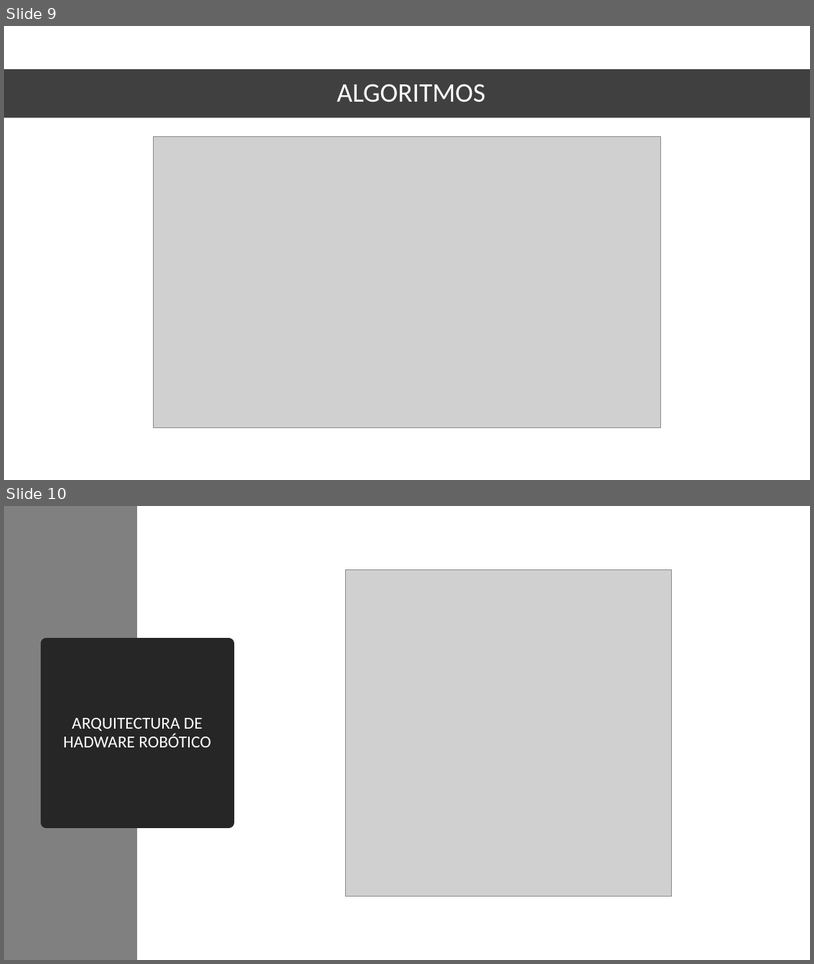
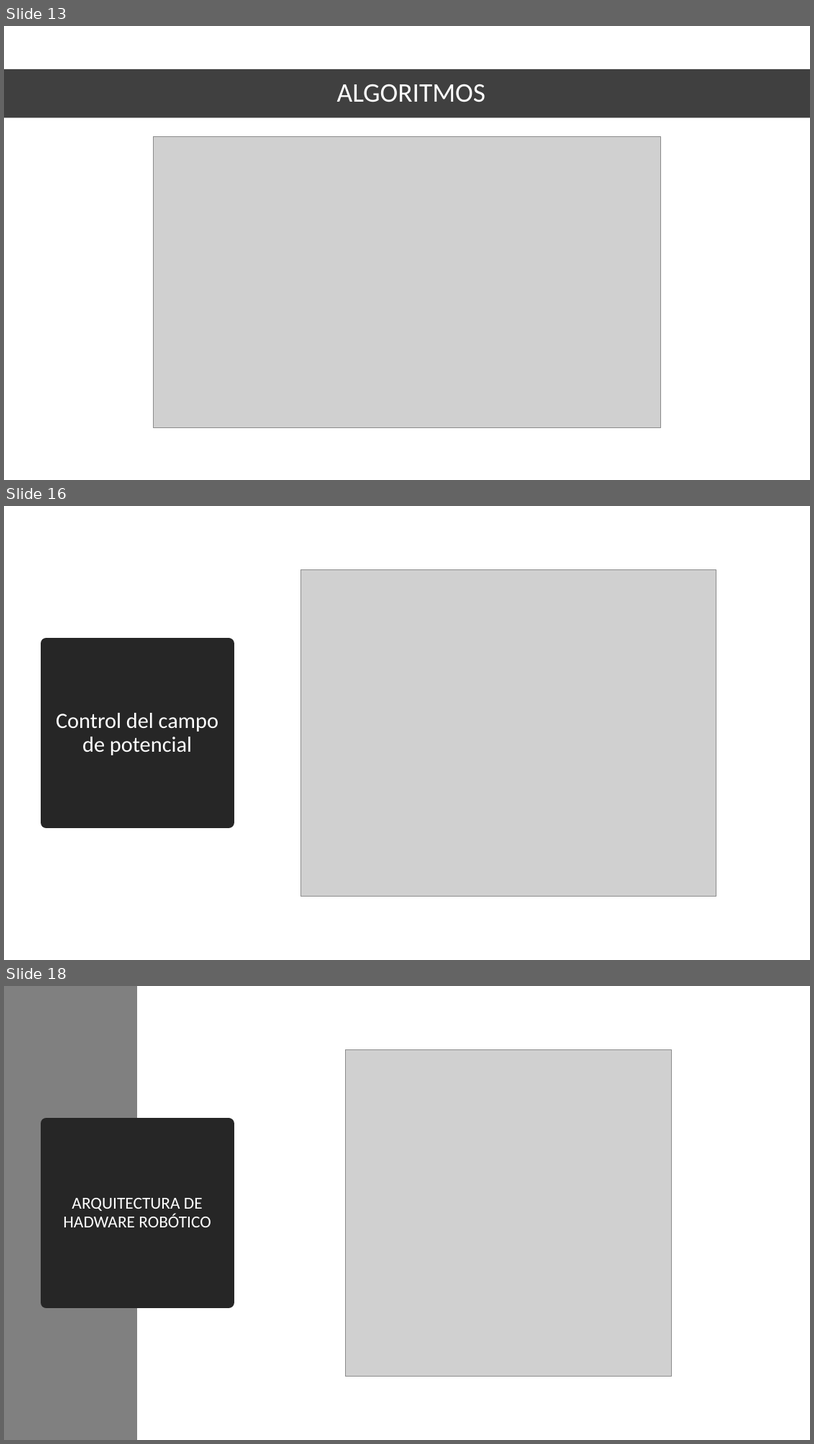
Before and after one commit to Cesarsanchezjerez/C1_04, a slide deck: presentacion.pptx. Shown one above the other, each under a label of ours: slides 9 and 10 before the commit, slides 13, 16 and 18 after it; the slides between them are not shown. The pictures are 814x964 and 814x1444 pixels, drawn with LibreOffice and Linux fonts; fonts in the diff are those of the drawing; grey boxes stand for pictures. Boxes give left, top, right and bottom in pixels: in the first picture for what was removed or moved away, otherwise in the second. Text is boxed around its words. In the diff, an @@ line names an element or a change of style, - is before the commit and + after.

Commit message:
final presentacion

```diff
--- a/presentacion.pptx
+++ b/presentacion.pptx
@@ slide 16 added at (x1=4, y1=506, x2=810, y2=960), background #FFFFFF @@
@@ picture added at (x1=301, y1=569, x2=717, y2=896) @@
@@ title added at (x1=46, y1=644, x2=229, y2=822), fill #262626, outline #262626 13.75 pt, 26 pt, text #FFFFFF @@
+Control del campo de potencial
@@ what was slide 9 is now slide 13 @@
@@ what was slide 10 is now slide 18 @@
```
Also in this commit, not shown: 7 other slides added, 4 other files.
